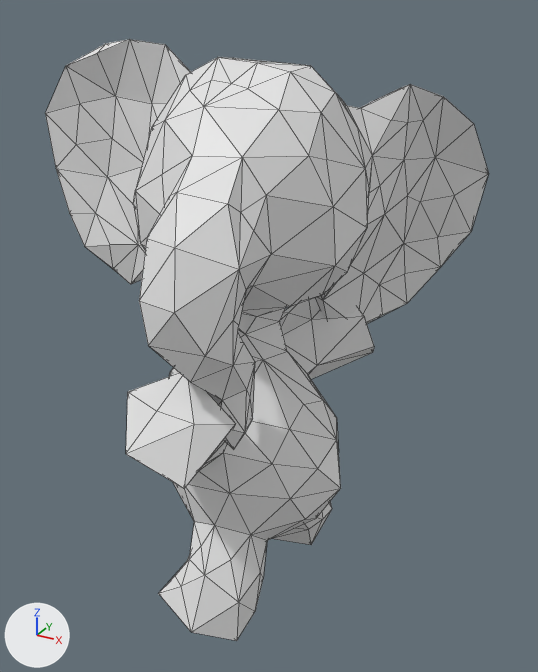
Before and after pictures for a commit that changed the OBJ model meshes/elephant/elephant00156.obj.
Camera for both pictures: a 50 mm camera at (1.49, -1.88, 1.17) aimed at (0.25, 0.37, 0.04). The axes (+X, +Y, +Z) are drawn at lower left. The lights are the same throughout. Mesh edges are drawn as thin lines. Where no turn or scale is listed for an object, it has been applied to the vertices.

Objects in the first picture: 'elephant00156'.
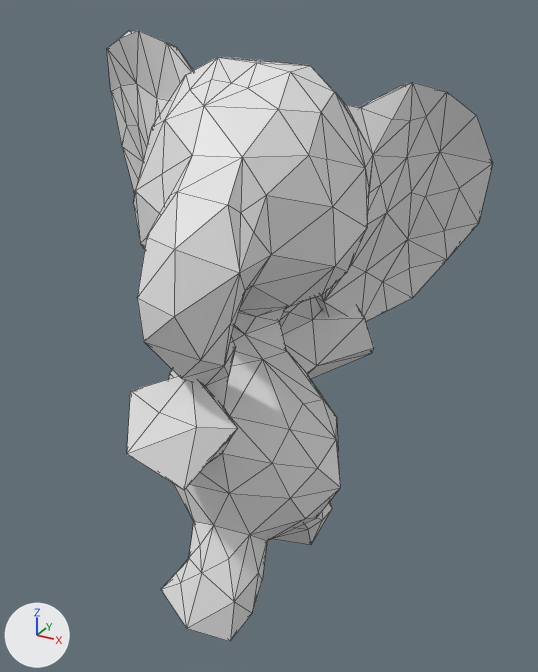
Location of each change, (x1, y1, x2, y2) in pixels of the pictures (538 x 672 px; the box of a moved part takes in the faces that stretch with it):
'elephant00156', reshaped (13% narrower)
    before: (45, 39, 489, 641)
    after: (107, 30, 493, 641)
part 1 of me_elephant00156, moved or reshaped
    before: (45, 39, 191, 284)
    after: (107, 30, 193, 193)
part 2 of me_elephant00156, moved or reshaped
    before: (281, 84, 489, 324)
    after: (281, 82, 493, 321)
part 3 of me_elephant00156, moved or reshaped
    before: (126, 204, 271, 488)
    after: (127, 205, 271, 490)
part 4 of me_elephant00156, moved or reshaped
    before: (158, 522, 267, 641)
    after: (161, 522, 267, 641)

Edits to the bpy script that builds the scene:
```text
Change me_elephant00156:
    used by ob_elephant00156; location = (0.0, 0.0, 0.0)
    remove me_elephant00156.from_pydata(...)  # 397 vertices, 790 faces; spans x -0.69..0.87, y -0.45..0.97, z -0.99..1.07
    add me_elephant00156.from_pydata(...)  # 397 vertices, 790 faces; spans x -0.65..0.87, y -0.45..1.02, z -0.99..1.1
    me_elephant00156 part 1: 59 of 397 vertices moved; they spanned x -0.69..-0.04, y 0.3..0.54, z 0.13..1.07 and now span x -0.65..-0.03, y 0.36..0.71, z 0.17..1.1; mean shift (0.05, 0.14, 0.03); largest move (-0.67, 0.31, 0.59) -> (-0.63, 0.66, 0.63)
    me_elephant00156 part 2: 58 of 397 vertices moved; they spanned x 0.13..0.87, y 0.61..0.97, z -0.21..0.93 and now span x 0.14..0.87, y 0.6..1.02, z -0.21..0.94; mean shift (0.0, 0.02, 0.01); largest move (0.77, 0.93, 0.32) -> (0.78, 0.98, 0.34)
    me_elephant00156 part 3: 47 of 397 vertices moved; they spanned x 0.07..0.52, y -0.44..-0.03, z -0.24..0.54 and now span x 0.07..0.53, y -0.43..0.0, z -0.25..0.53; mean shift (-0.04, 0.02, 0.01); largest move (0.42, -0.06, -0.05) -> (0.27, 0.0, -0.01)
    me_elephant00156 part 4: 26 of the vertices in x 0.08..0.44, y -0.25..0.08, z -0.97..-0.6 are multiplied about their middle by the matrix ((0.98, 0.108, -0.025), (-0.107, 0.98, 0.022), (0.027, -0.019, 0.985))
```
